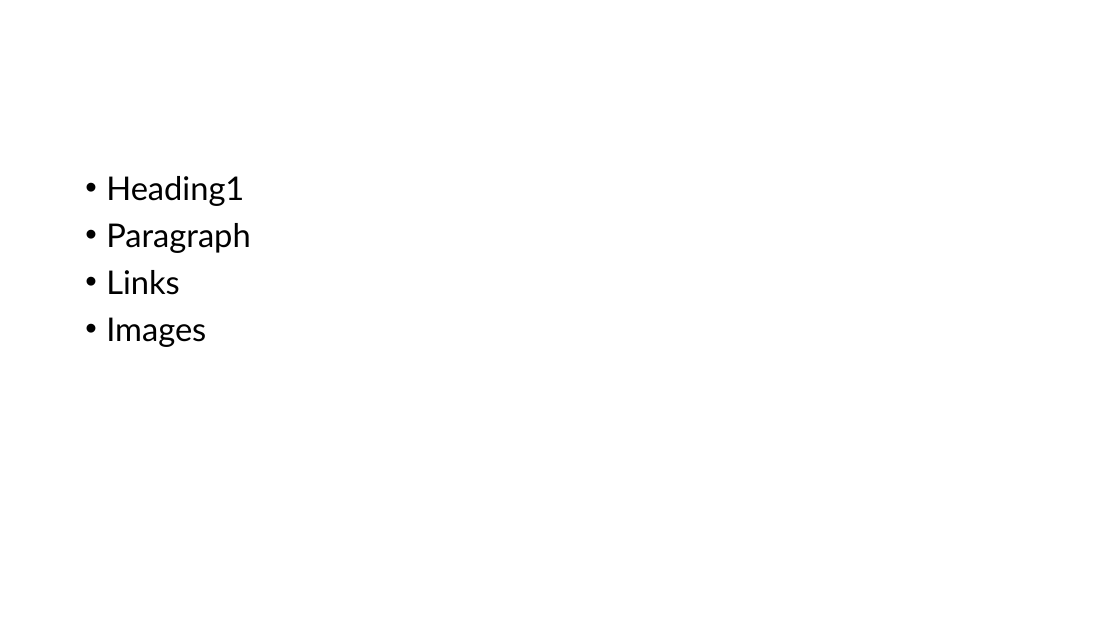
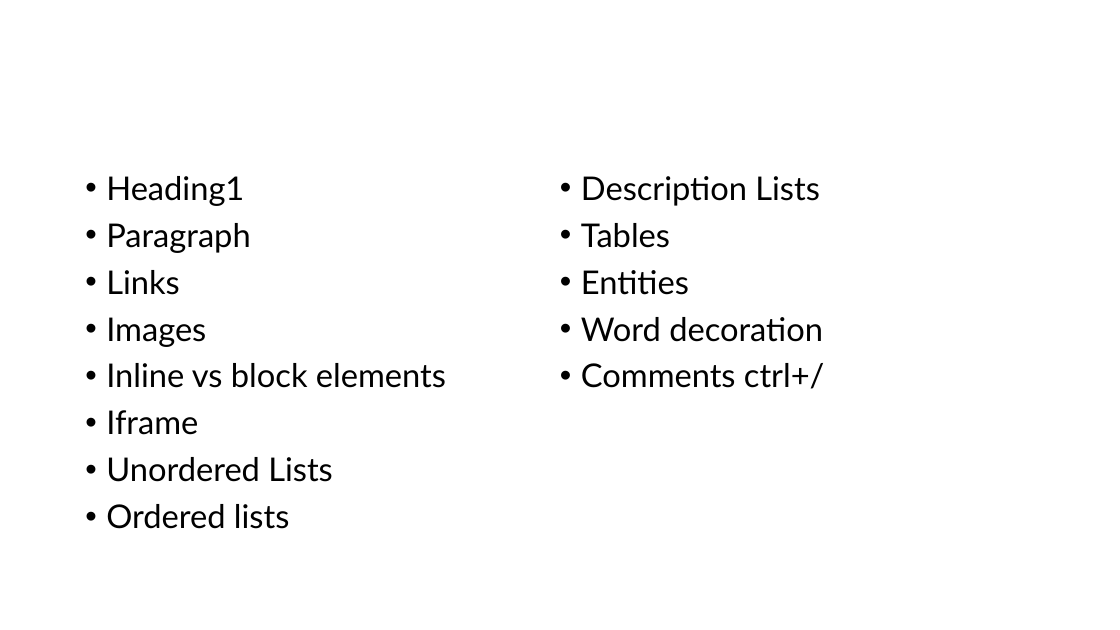
Before and after one commit to PiyushChaturvedii/Batch06, a slide deck: slide 11 of html.pptx. Drawn at 1120x630 pixels with LibreOffice and Linux fonts; fonts in the diff are those of the drawing. Boxes give left, top, right and bottom in pixels: in the first picture for what was removed or moved away, otherwise in the second. Text is boxed around its words. In the diff, an @@ line names an element or a change of style, - is before the commit and + after.

```diff
--- a/html.pptx
+++ b/html.pptx
@@ text "Heading1" at (x1=106, y1=176, x2=825, y2=529): columns 1 to 2 @@
@@ text at (x1=106, y1=176, x2=825, y2=529): paragraphs added @@
+• Inline vs block elements
+• Iframe
+• Unordered Lists
+• Ordered lists
+• Description Lists
+• Tables
+• Entities
+• Word decoration
+• Comments ctrl+/
```
Also in this commit, not shown: 1 slide added, 1 slide removed, 15 other files.
